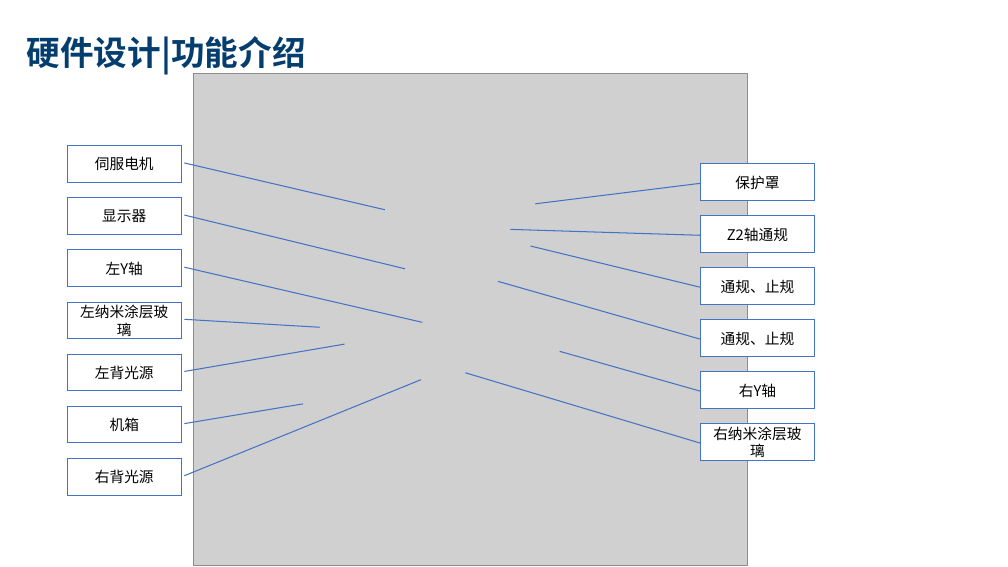
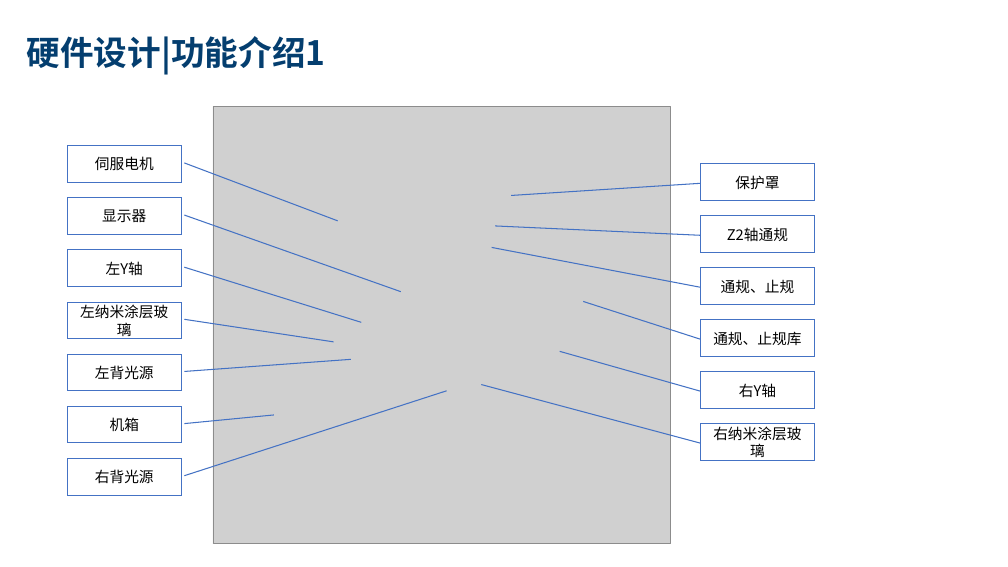
Before and after one commit to wanglvhh/Solution_2021, a slide deck: slide 9 of 2022/01/BOYD 大幅面散热板外观测量检测项目/BOYD-散热板外观检测解决方案 新版V1.0.0.1.pptx. Drawn at 1008x567 pixels with LibreOffice and Linux fonts; fonts in the diff are those of the drawing; grey boxes stand for pictures; background and template pictures are left out. Boxes give left, top, right and bottom in pixels: in the first picture for what was removed or moved away, otherwise in the second. Text is boxed around its words. In the diff, an @@ line names an element or a change of style, - is before the commit and + after.

```diff
--- a/2022/01/BOYD 大幅面散热板外观测量检测项目/BOYD-散热板外观检测解决方案 新版V1.0.0.1.pptx
+++ b/2022/01/BOYD 大幅面散热板外观测量检测项目/BOYD-散热板外观检测解决方案 新版V1.0.0.1.pptx
@@ title at bbox=[27, 36, 326, 75]: text changed @@
-硬件设计|功能介绍
+硬件设计|功能介绍1
@@ picture: place and size @@
-picture at bbox=[194, 73, 748, 566]
+picture at bbox=[213, 107, 671, 544]
@@ proportions changed in 6 elements at bbox=[67, 146, 181, 182], bbox=[700, 164, 814, 200], bbox=[700, 216, 814, 253], bbox=[700, 268, 814, 304], bbox=[700, 424, 814, 461], bbox=[700, 320, 814, 356] @@
@@ text in border callout at bbox=[713, 331, 801, 345]: text changed @@
-通规、止规
+通规、止规库
```
Also in this commit, not shown: 5 other slides changed, 4 slides added, 1 other file.
